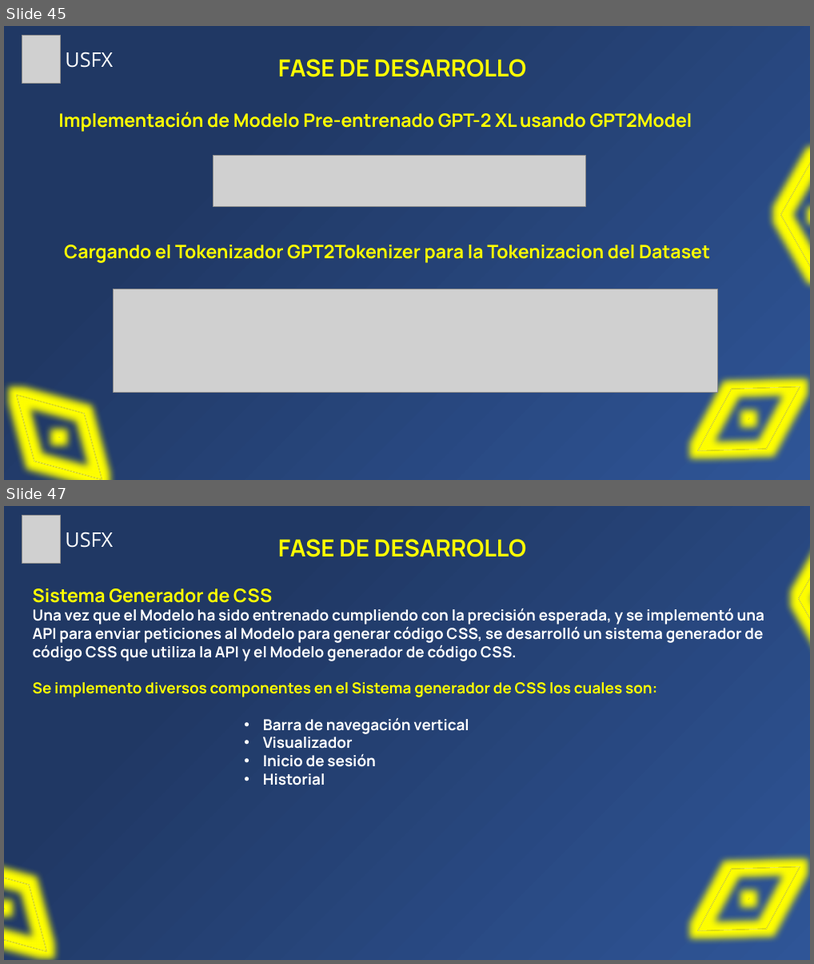
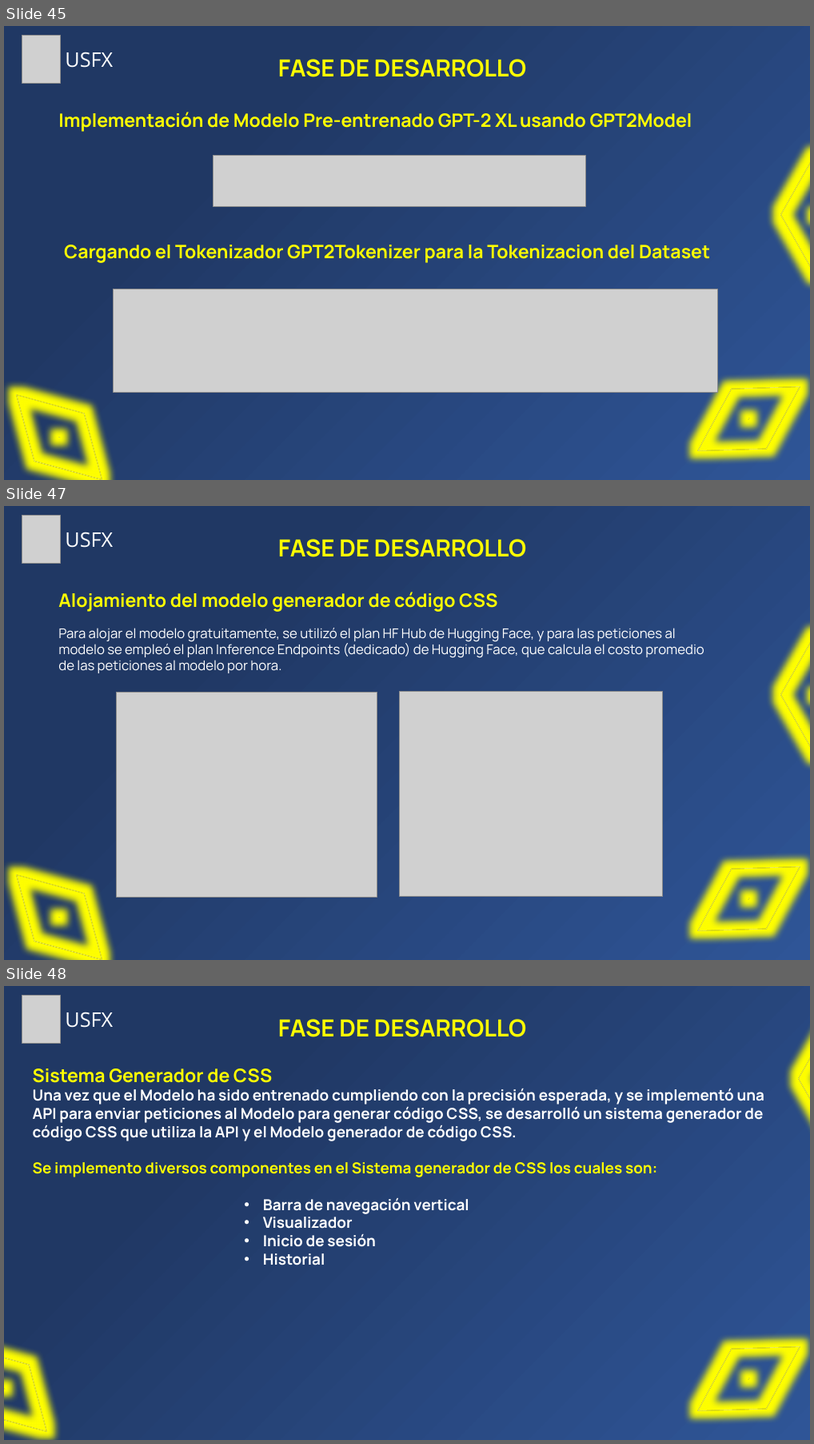
Before and after one commit to Zelechos/Generador-Css, a slide deck: documents/Presentación de Perfil - Modelo Generador CSS.pptx. Shown one above the other, each under a label of ours: slides 45 and 47 before the commit, slides 45, 47 and 48 after it; the slides between them are not shown. The pictures are 814x964 and 814x1444 pixels, drawn with LibreOffice and Linux fonts; fonts in the diff are those of the drawing; grey boxes stand for pictures. Boxes give left, top, right and bottom in pixels: in the first picture for what was removed or moved away, otherwise in the second. Text is boxed around its words. In the diff, an @@ line names an element or a change of style, - is before the commit and + after.

```diff
--- a/documents/Presentación de Perfil - Modelo Generador CSS.pptx
+++ b/documents/Presentación de Perfil - Modelo Generador CSS.pptx
@@ slide 47 added at (x1=4, y1=506, x2=810, y2=960), background gradient #2F5597 to #203864 @@
@@ picture added at (x1=22, y1=515, x2=60, y2=563) @@
@@ text added at (x1=65, y1=532, x2=113, y2=548), 24 pt, text #FFFFFF @@
+USFX
@@ text added at (x1=278, y1=539, x2=526, y2=557), 28 pt, text #FFFF00, bold @@
+FASE DE DESARROLLO
@@ text added at (x1=58, y1=592, x2=498, y2=612), 22 pt, text #FFFF00, bold @@
+Alojamiento del modelo generador de código CSS
@@ text added at (x1=58, y1=628, x2=704, y2=673), 16 pt, text #FFFFFF @@
+Para alojar el modelo gratuitamente, se utilizó el plan HF Hub de Hugging Face, y para las peticiones al modelo se empleó el plan Inference Endpoints (dedicado) de Hugging Face, que calcula el costo promedio de las peticiones al modelo por hora.
@@ frame added at (x1=756, y1=636, x2=810, y2=756), outline #FFFFFF 1 pt @@
@@ picture added at (x1=117, y1=692, x2=377, y2=896) @@
@@ picture added at (x1=400, y1=691, x2=663, y2=896) @@
@@ frame added at (x1=698, y1=848, x2=800, y2=951), outline #FFFFFF 1 pt @@
@@ frame added at (x1=16, y1=875, x2=102, y2=959), outline #FFFFFF 1 pt @@
@@ what was slide 47 is now slide 48 @@
```
Also in this commit, not shown: 9 slides changed.
